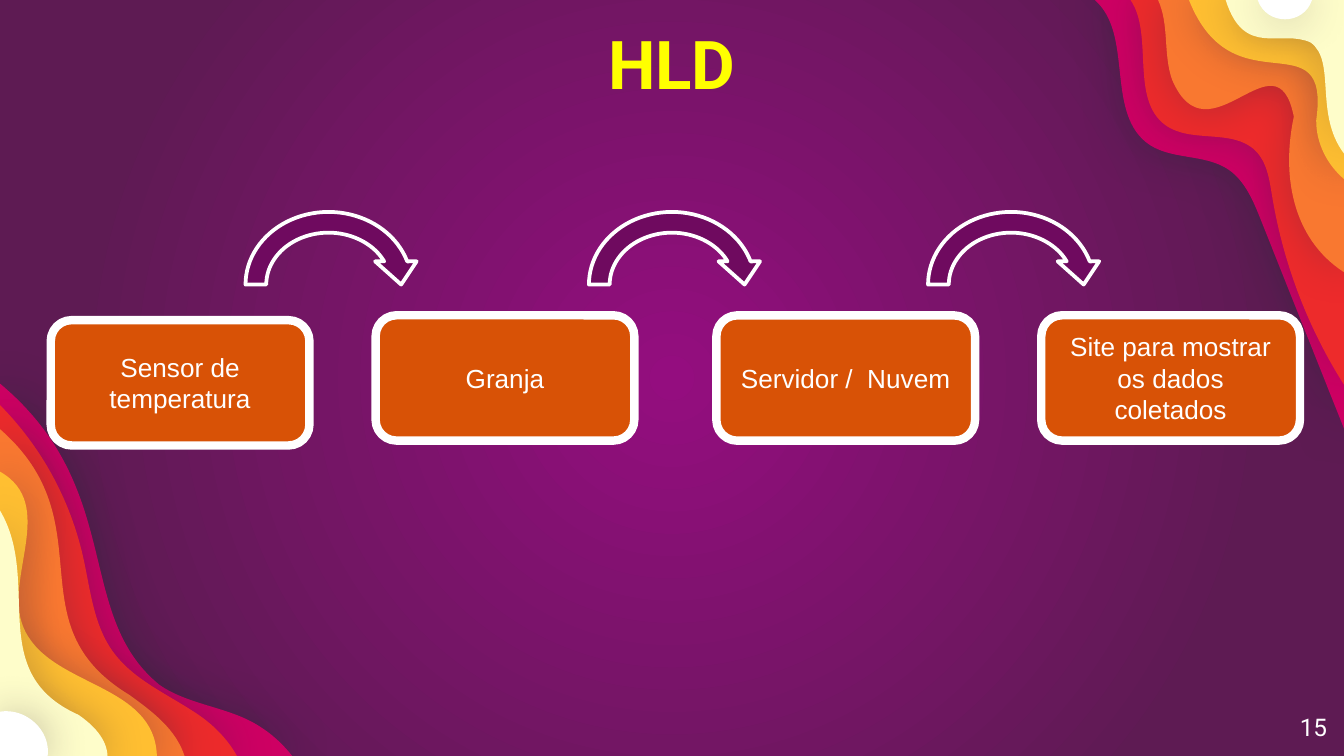
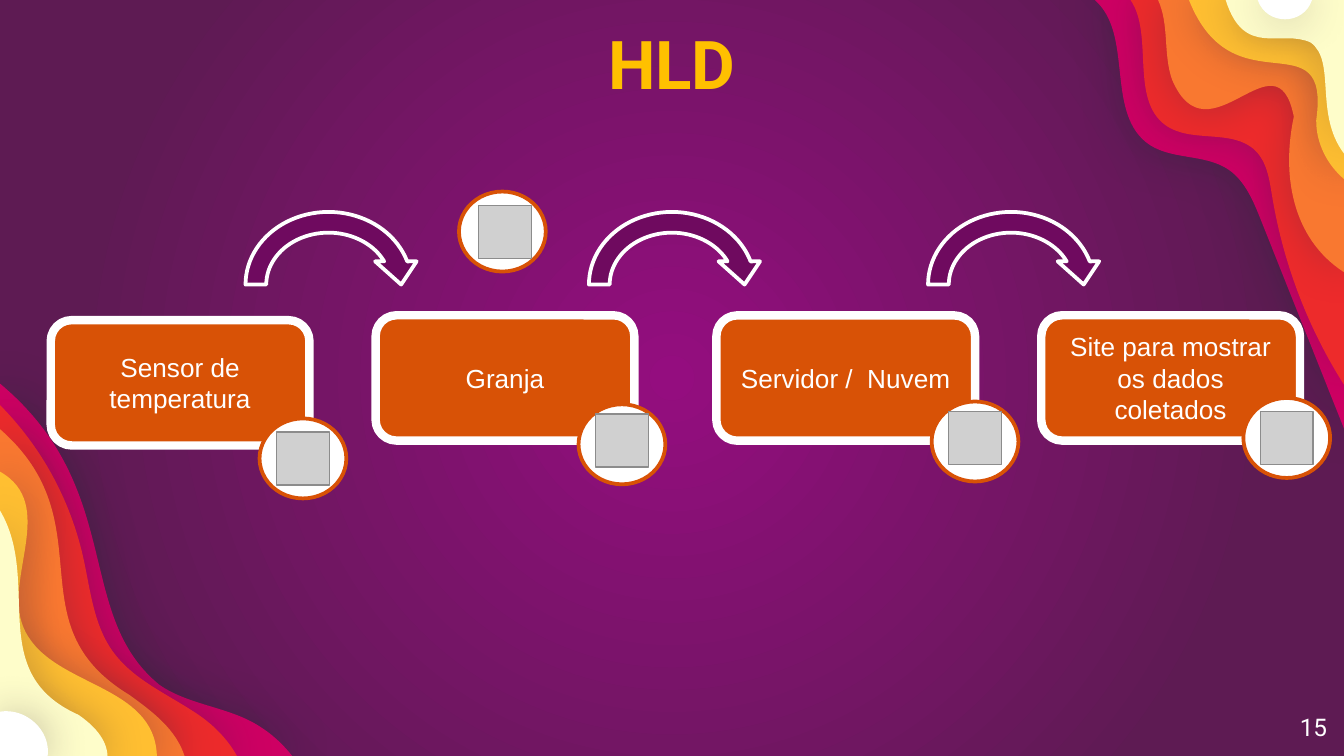
Before and after one commit to GustavoQuaresma/TECCHICKEN-DOCUMENTACAO, a slide deck: slide 15 of SPRINT2/slide pi.pptx. Drawn at 1344x756 pixels with LibreOffice and Linux fonts; fonts in the diff are those of the drawing; grey boxes stand for pictures. Boxes give left, top, right and bottom in pixels: in the first picture for what was removed or moved away, otherwise in the second. Text is boxed around its words. In the diff, an @@ line names an element or a change of style, - is before the commit and + after.

```diff
--- a/SPRINT2/slide pi.pptx
+++ b/SPRINT2/slide pi.pptx
@@ text "HLD" at box(608, 41, 735, 89): text colour #FFFF00 to #FFC000 @@
@@ ellipse added at box(460, 192, 547, 273), fill #FFFFFF, outline #D85206 2 pt @@
@@ picture added at box(478, 206, 531, 258) @@
@@ ellipse added at box(259, 418, 347, 499), fill #FFFFFF, outline #D85206 2 pt @@
@@ ellipse added at box(579, 405, 667, 485), fill #FFFFFF, outline #D85206 2 pt @@
@@ picture added at box(595, 414, 648, 466) @@
@@ ellipse added at box(931, 402, 1019, 482), fill #FFFFFF, outline #D85206 2 pt @@
@@ picture added at box(949, 411, 1001, 464) @@
@@ ellipse added at box(1243, 398, 1331, 478), fill #FFFFFF, outline #D85206 2 pt @@
@@ picture added at box(1261, 411, 1313, 464) @@
@@ picture added at box(277, 431, 329, 484) @@
```
Also in this commit, not shown: 2 other slides changed, 2 other files.
